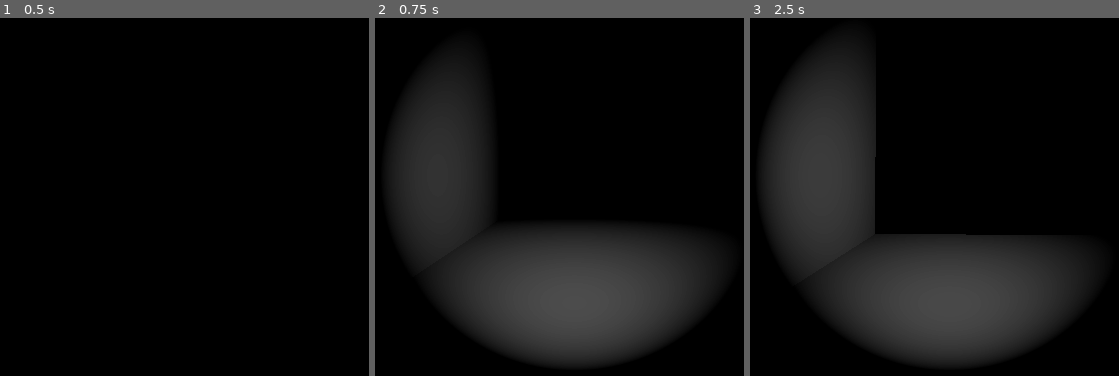
Above: before the commit, frames 1-3 (left to right).
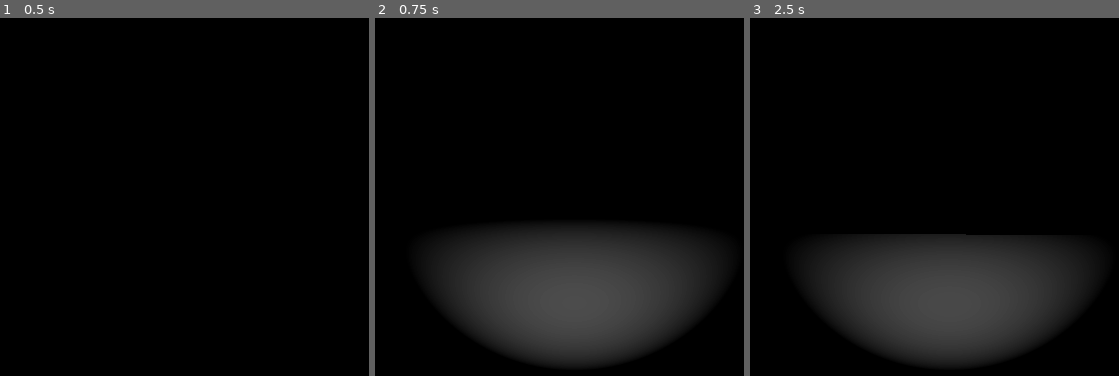
Above: after the commit, the same moments.

Repository: edclo74/The_Call
Game: Godot game, scene res://Scenes/player_movement.tscn
Same seed, same stepped clock (60 frames per second), same inputs: the game is played once before the commit and once after it. This scene is started directly instead of the project's main scene.
Inputs (mouse positions are in pixels of both pictures, inside the frame that each line leads up to):
- Up to frame 1 (0.5 s): no input
- Up to frame 2 (0.75 s): tap Enter at 0.5 s; move the mouse to (618, 171) at 0.52 s; hold W (move_forward) from 0.53 s (still down); tap F (flashlight) at 0.6 s
- Up to frame 3 (2.5 s): keep holding W (move_forward); tap Space at 1.25 s; move the mouse to (908, 175) at 1.27 s; tap F (flashlight) at 1.35, 2.3 s; tap Enter at 2 s; move the mouse to (967, 168) at 2.02 s; hold Shift (move_sprint) from 2.03 s (still down)

Frame 1 is identical in both runs. In frame 2, 10% of the frame differs, in the area x 4-31%, y 14-64%; in frame 3, 14%, in the area x 3-35%, y 9-67%.

Commit message:
added raycasting

Diff:
--- a/Scenes/player_movement.tscn
+++ b/Scenes/player_movement.tscn
@@ -29,12 +29,17 @@
 [sub_resource type="ConcavePolygonShape3D" id="ConcavePolygonShape3D_yrei1"]
 data = PackedVector3Array(-18.055, 0.5, 16.58, 18.055, 0.5, 16.58, -18.055, -0.5, 16.58, 18.055, 0.5, 16.58, 18.055, -0 …(680 unchanged characters)…
 
+[sub_resource type="CylinderMesh" id="CylinderMesh_4nywd"]
+
+[sub_resource type="CylinderShape3D" id="CylinderShape3D_dfbmq"]
+
 [node name="Node3D" type="Node3D" unique_id=1982909402]
 
 [node name="WorldEnvironment" type="WorldEnvironment" parent="." unique_id=1308356630]
 environment = SubResource("Environment_dfbmq")
 
 [node name="CharacterBody3D" type="CharacterBody3D" parent="." unique_id=15348134]
+transform = Transform3D(1, 0, 0, 0, 1, 0, 0, 0, 1, -4.9633427, 0, 0)
 script = ExtResource("2_b052v")
 
 [node name="Camera3D" type="Camera3D" parent="CharacterBody3D" unique_id=1714521243]
@@ -57,6 +62,11 @@
 spot_angle = 33.897423
 script = ExtResource("2_4nywd")
 
+[node name="SeeCast" type="RayCast3D" parent="CharacterBody3D" unique_id=1314134002]
+unique_name_in_owner = true
+transform = Transform3D(1, 0, 0, 0, 1, 0, 0, 0, 1.1913555, 0, 0.6, 0)
+target_position = Vector3(0, 0, 1.775)
+
 [node name="floor" type="MeshInstance3D" parent="." unique_id=344129153]
 transform = Transform3D(1.2950001, 2.2128006e-09, -1.3969839e-09, -1.283297e-09, 1.295, 0, -2.3283064e-10, 4.656613e-10, 1.2950001, 0.23372316, -1.7025725, -0.023921013)
 mesh = SubResource("BoxMesh_k0mwo")
@@ -74,3 +84,12 @@
 
 [node name="CollisionShape3D" type="CollisionShape3D" parent="wall/StaticBody3D" unique_id=842938710]
 shape = SubResource("ConcavePolygonShape3D_yrei1")
+
+[node name="paper" type="StaticBody3D" parent="." unique_id=1492204480]
+transform = Transform3D(1, 0, 0, 0, 1, 0, 0, 0, 1, -10.758522, 0, 0)
+
+[node name="MeshInstance3D" type="MeshInstance3D" parent="paper" unique_id=234736884]
+mesh = SubResource("CylinderMesh_4nywd")
+
+[node name="CollisionShape3D" type="CollisionShape3D" parent="paper" unique_id=2061727692]
+shape = SubResource("CylinderShape3D_dfbmq")
--- a/Scenes/spot_light_3d.gd
+++ b/Scenes/spot_light_3d.gd
@@ -14,7 +14,6 @@
 		hidden = !hidden
 
 	if camera:
-		# Make the spotlight look in the same direction as the camera
+		# Make the flashlight look in the same direction as the camera
 		global_transform.basis = camera.global_transform.basis
-		# Optional: Keep the light positioned at the camera's position
 		global_position = camera.global_position
--- a/character_body_3d.gd
+++ b/character_body_3d.gd
@@ -24,6 +24,11 @@
 func _process(delta):
 	hand.rotation.y = camera_x_rotation
 func _physics_process(delta):
+
+
+	if %SeeCast.is_colliding():
+		var target = %SeeCast.get_collider()
+		print(target)
 	var direction = Vector3.ZERO
 	if Input.is_action_pressed("move_right"):
 		direction.x -= 1
